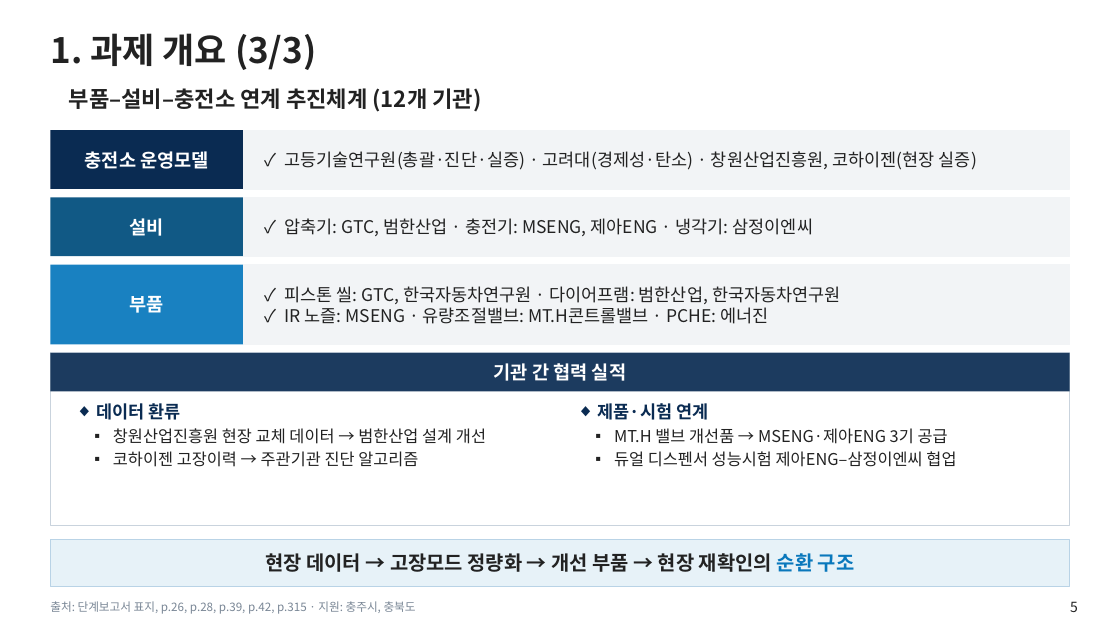
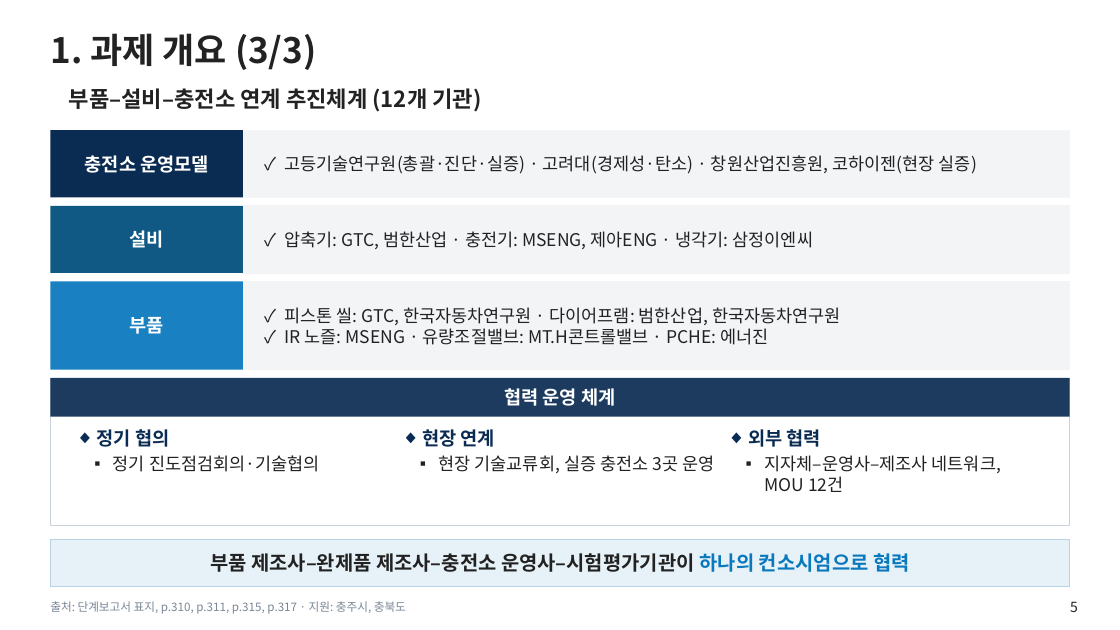
Before and after one commit to jungdw180-debug/h2, a slide deck: slide 5 of slides/1단계_단계평가_본평가판.pptx. Drawn at 1120x630 pixels with LibreOffice and Linux fonts; fonts in the diff are those of the drawing; background and template pictures are left out. Boxes give left, top, right and bottom in pixels: in the first picture for what was removed or moved away, otherwise in the second. Text is boxed around its words. In the diff, an @@ line names an element or a change of style, - is before the commit and + after.

```diff
--- a/slides/1단계_단계평가_본평가판.pptx
+++ b/slides/1단계_단계평가_본평가판.pptx
@@ rectangle "충전소 운영모델" resized from (x1=50, y1=130, x2=244, y2=189) to (x1=50, y1=130, x2=244, y2=197) @@
@@ rectangle resized from (x1=244, y1=130, x2=1070, y2=189) to (x1=244, y1=130, x2=1070, y2=197) @@
@@ text "✓ 고등기술연구원(총괄·진단·실증) · 고려대(경제성·탄소) · ..." moved from (x1=284, y1=151, x2=977, y2=170) to (x1=284, y1=155, x2=977, y2=174) @@
@@ rectangle "설비" resized from (x1=50, y1=197, x2=244, y2=256) to (x1=50, y1=206, x2=244, y2=273) @@
@@ rectangle resized from (x1=244, y1=197, x2=1070, y2=256) to (x1=244, y1=206, x2=1070, y2=273) @@
@@ text "✓ 압축기: GTC, 범한산업 · ..." moved from (x1=284, y1=218, x2=813, y2=236) to (x1=284, y1=231, x2=813, y2=249) @@
@@ rectangle "부품" resized from (x1=50, y1=265, x2=244, y2=344) to (x1=50, y1=281, x2=244, y2=370) @@
@@ rectangle resized from (x1=244, y1=265, x2=1070, y2=344) to (x1=244, y1=281, x2=1070, y2=370) @@
@@ text "✓ 피스톤 씰: GTC, 한국자동차연구원 ..." moved from (x1=284, y1=286, x2=841, y2=324) to (x1=284, y1=307, x2=841, y2=345) @@
@@ rectangle resized from (x1=50, y1=353, x2=1070, y2=525) to (x1=50, y1=378, x2=1070, y2=525) @@
@@ rectangle "협력 운영 체계" moved from (x1=50, y1=353, x2=1070, y2=392) to (x1=50, y1=378, x2=1070, y2=417) @@
@@ text in rectangle at (x1=504, y1=388, x2=615, y2=406): text changed @@
-기관 간 협력 실적
+협력 운영 체계
@@ text at (x1=97, y1=429, x2=320, y2=472): text changed; size 14 to 15 pt @@
-◆ 데이터 환류
-  ▪ 창원산업진흥원 현장 교체 데이터 → 범한산업 설계 개선
-  ▪ 코하이젠 고장이력 → 주관기관 진단 알고리즘
+◆ 정기 협의
+  ▪ 정기 진도점검회의·기술협의
@@ text at (x1=422, y1=429, x2=714, y2=473): text changed; size 14 to 15 pt @@
-◆ 제품·시험 연계
-  ▪ MT.H 밸브 개선품 → MSENG·제아ENG 3기 공급
-  ▪ 듀얼 디스펜서 성능시험 제아ENG–삼정이엔씨 협업
+◆ 현장 연계
+  ▪ 현장 기술교류회, 실증 충전소 3곳 운영
@@ text added at (x1=748, y1=429, x2=1001, y2=492), 15 pt, text #222222 @@
+◆ 외부 협력
+  ▪ 지자체–운영사–제조사 네트워크, MOU 12건
@@ text in rectangle at (x1=210, y1=553, x2=910, y2=572): text changed @@
-현장 데이터 → 고장모드 정량화 → 개선 부품 → 현장 재확인의 순환 구조
+부품 제조사–완제품 제조사–충전소 운영사–시험평가기관이 하나의 컨소시엄으로 협력
@@ text at (x1=50, y1=601, x2=406, y2=614): text changed @@
-출처: 단계보고서 표지, p.26, p.28, p.39, p.42, p.315 · 지원: 충주시, 충북도
+출처: 단계보고서 표지, p.310, p.311, p.315, p.317 · 지원: 충주시, 충북도
```
Also in this commit, not shown: 13 other slides changed, 1 slide added, 8 other files.
